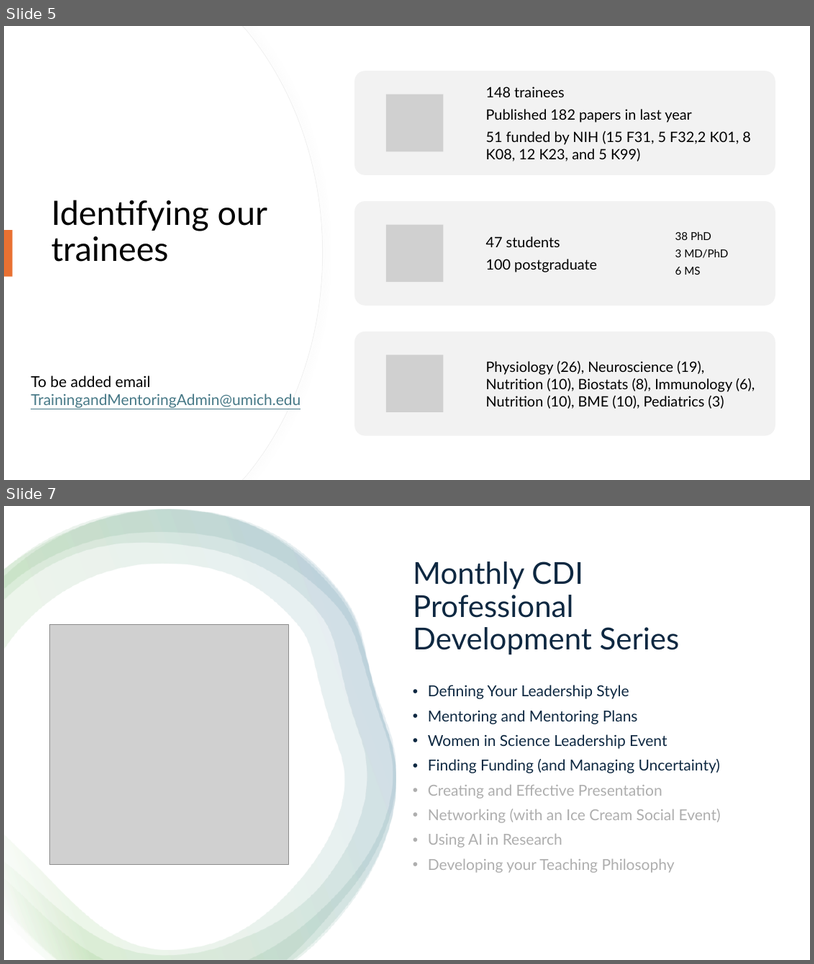
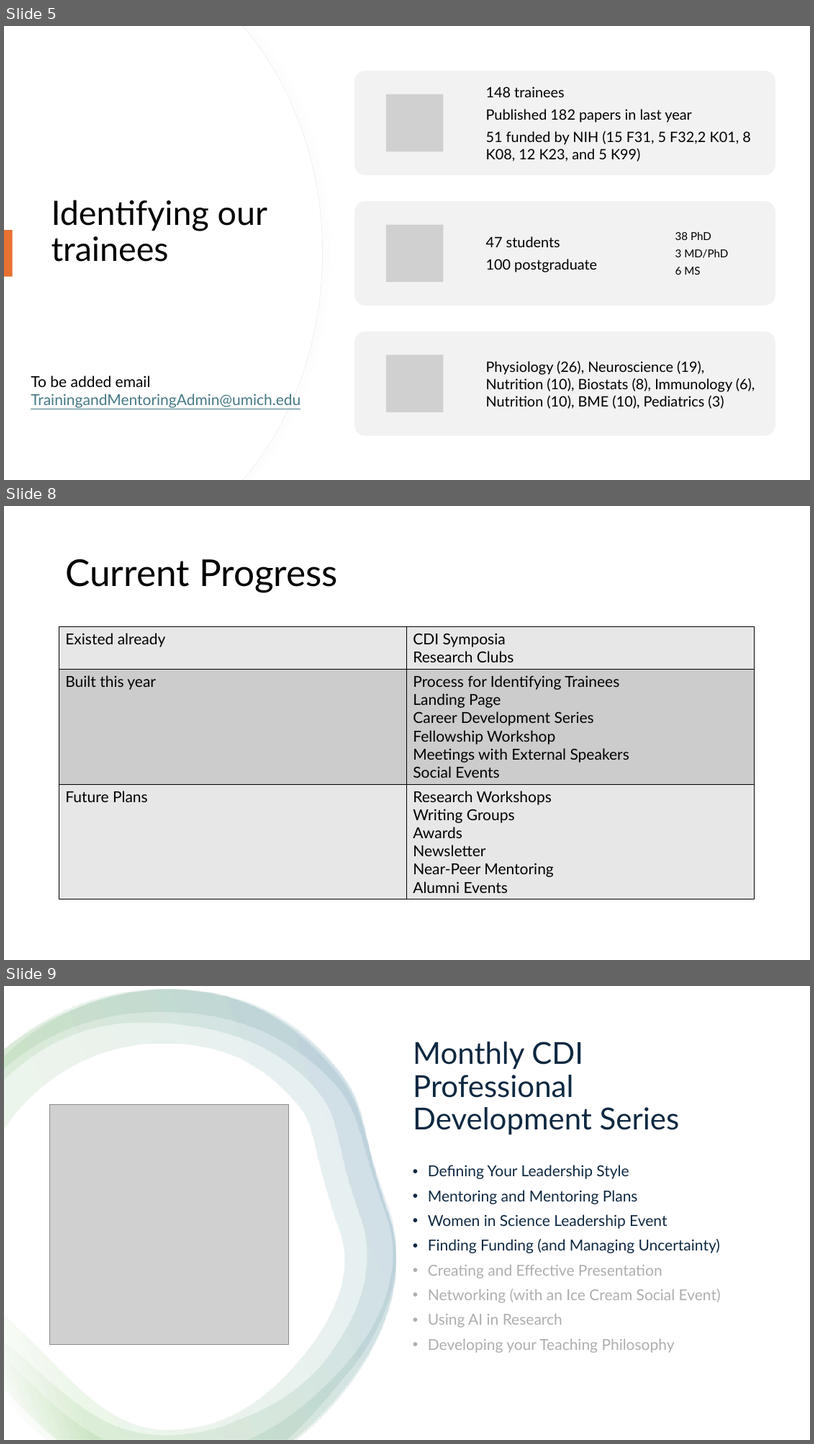
Before and after one commit to BridgesLab/FellowshipWorkshopDocuments, a slide deck: Documents/Slides/CDI IAC 2025-06-25.pptx. Shown one above the other, each under a label of ours: slides 5 and 7 before the commit, slides 5, 8 and 9 after it; the slides between them are not shown. The pictures are 814x964 and 814x1444 pixels, drawn with LibreOffice and Linux fonts; fonts in the diff are those of the drawing; grey boxes stand for pictures. Boxes give left, top, right and bottom in pixels: in the first picture for what was removed or moved away, otherwise in the second. Text is boxed around its words. In the diff, an @@ line names an element or a change of style, - is before the commit and + after.

```diff
--- a/Documents/Slides/CDI IAC 2025-06-25.pptx
+++ b/Documents/Slides/CDI IAC 2025-06-25.pptx
@@ slide 8 added at <box>4,506,810,960</box>, background #FFFFFF @@
@@ title added at <box>65,559,338,592</box>, 44 pt, text #000000 @@
+Current Progress
@@ table added at <box>59,627,756,899</box>, 3 rows, 2 columns @@
+Existed already | CDI Symposia / Research Clubs
+Built this year | Process for Identifying Trainees / Landing Page / Career Development Series / Fellowship Workshop / Meetings with External Speakers / Social Events
+Future Plans | Research Workshops / Writing Groups / Awards / Newsletter / Near-Peer Mentoring / Alumni Events
@@ what was slide 7 is now slide 9 @@
```
Also in this commit, not shown: 1 slide changed, 1 other slide added, 1 other file.
